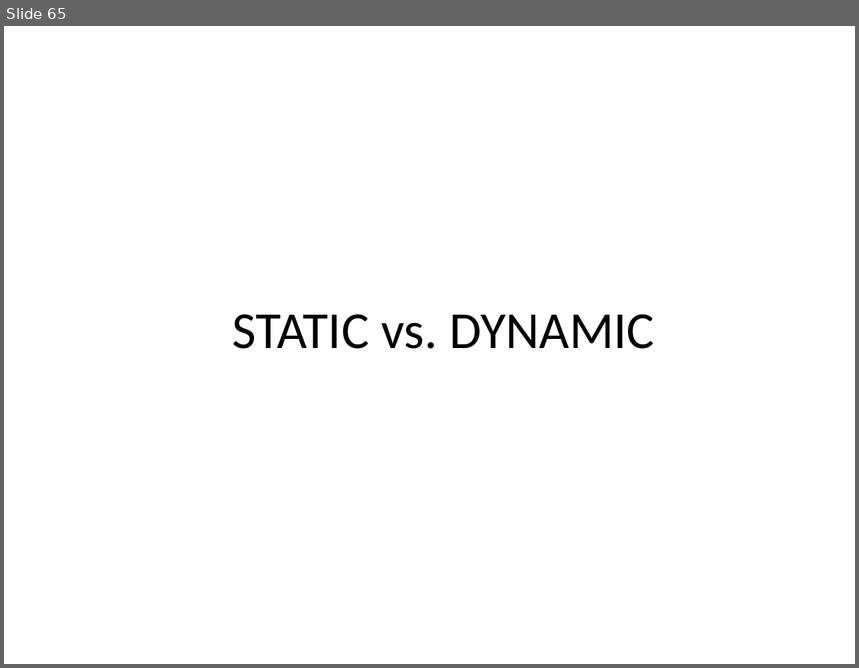
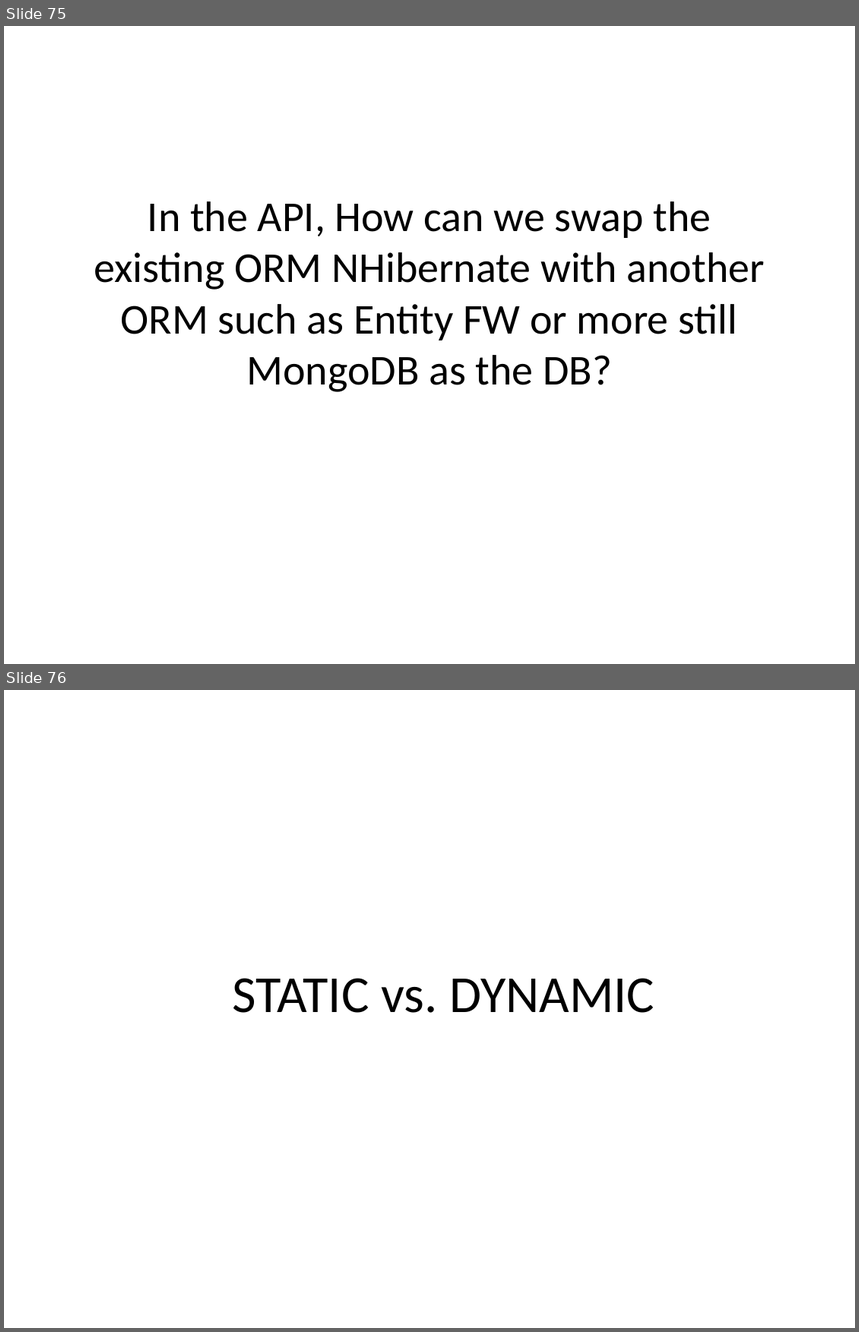
Before and after one commit to sameeri/solid, a slide deck: SOLID Principles of OOD v2.pptx. Shown one above the other, each under a label of ours: slide 65 before the commit, slides 75 and 76 after it. The pictures are 859x668 and 859x1332 pixels, drawn with LibreOffice and Linux fonts; fonts in the diff are those of the drawing. Boxes give left, top, right and bottom in pixels: in the first picture for what was removed or moved away, otherwise in the second. Text is boxed around its words. In the diff, an @@ line names an element or a change of style, - is before the commit and + after.

```diff
--- a/SOLID Principles of OOD v2.pptx
+++ b/SOLID Principles of OOD v2.pptx
@@ slide 75 added at (x1=4, y1=26, x2=855, y2=664), background #FFFFFF @@
@@ title added at (x1=94, y1=202, x2=765, y2=392), 36 pt, text #000000 @@
+In the API, How can we swap the
+existing ORM NHibernate with another ORM such as Entity FW or more still MongoDB as the DB?
@@ what was slide 65 is now slide 76 @@
```
Also in this commit, not shown: 7 slides changed, 9 other slides added.
